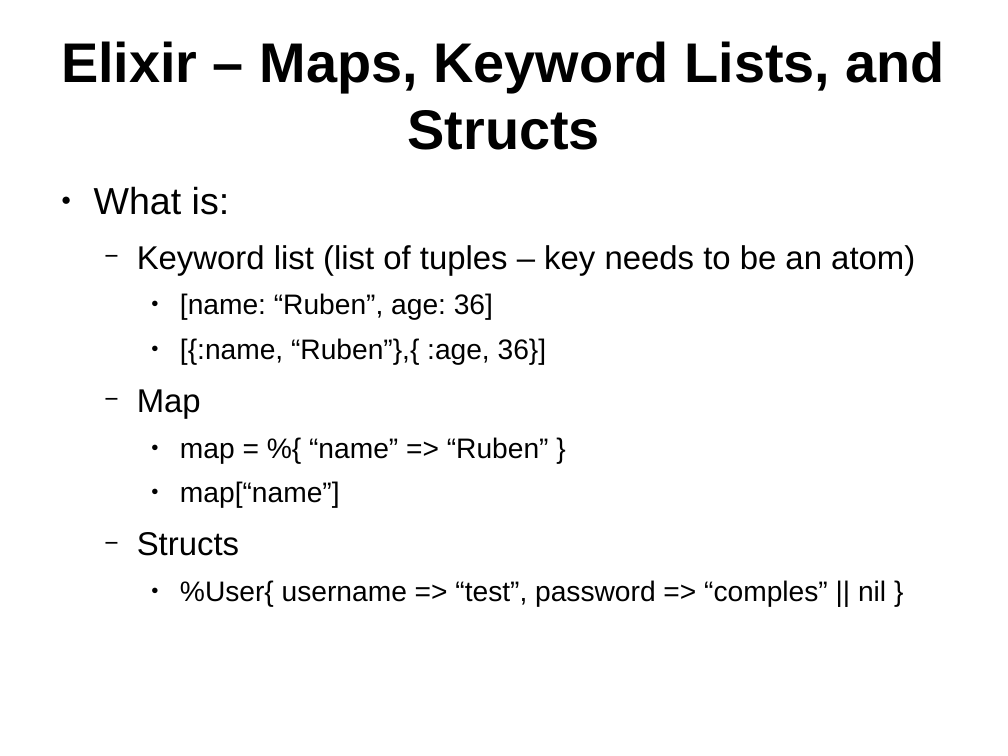
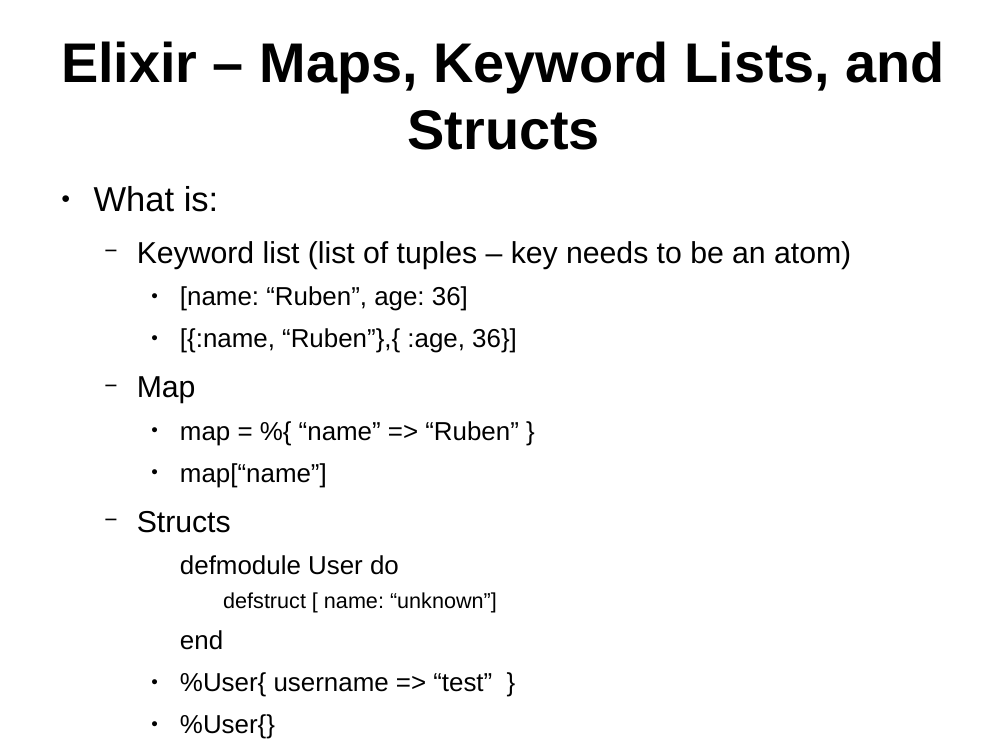
Before and after one commit to ramortegui/talks, a slide deck: slide 15 of elixir-basics.odp. Drawn at 1008x756 pixels with LibreOffice and Linux fonts; fonts in the diff are those of the drawing. Boxes give left, top, right and bottom in pixels: in the first picture for what was removed or moved away, otherwise in the second. Text is boxed around its words. In the diff, an @@ line names an element or a change of style, - is before the commit and + after.

```diff
--- a/elixir-basics.odp
+++ b/elixir-basics.odp
@@ text at <box>94,186,851,533</box>: size 29.6 to 27.2 pt in "What is:"; size 25.9 to 23.8 pt in "Keyword list (list of tuples – key ...", "Map", "Structs"; size 22.2 to 20.4 pt in "[name: “Ruben”, age: 36]", "[{:name, “Ruben”},{ :age, 36}]", "map = %{ “name” => “Ruben” }", "map[“name”]" @@
@@ text at <box>180,555,497,739</box>: text changed; size 22.2 to 20.4 pt @@
-    ● %User{ username => “test”, password => “comples” || nil }
+    defmodule User do
+      defstruct [ name: “unknown”]
+    end
+    ● %User{ username => “test” }
+    ● %User{}
```
Also in this commit, not shown: 1 other slide changed.
